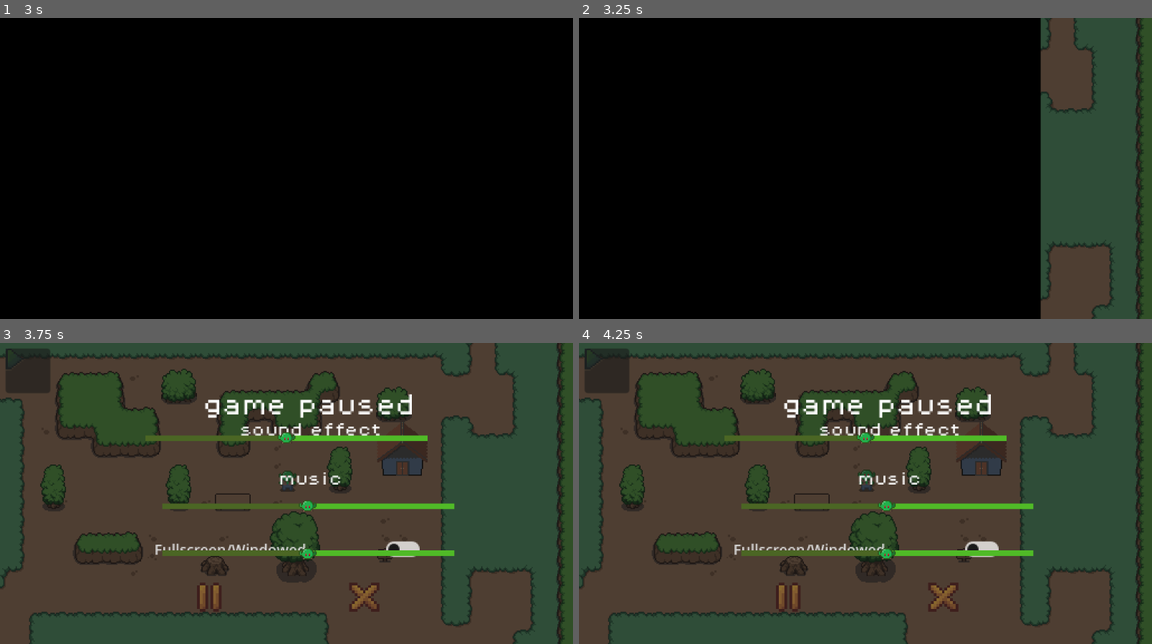
Above: before the commit, frames 1-4 (two rows, left to right).
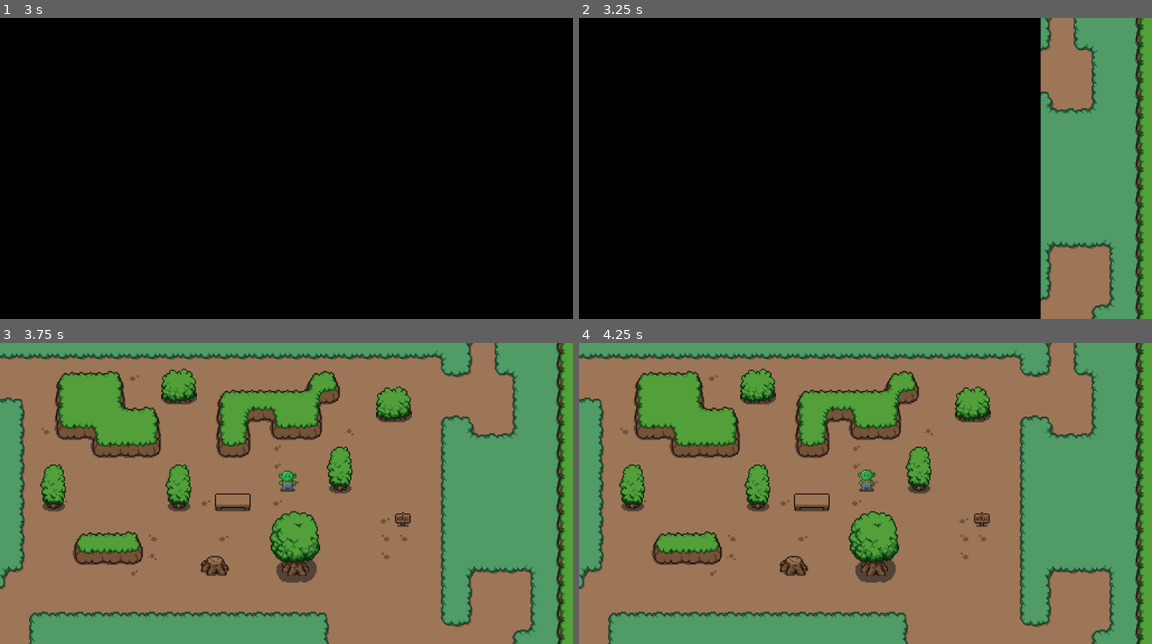
Above: after the commit, the same moments.

Repository: iamkuo/godot_test
Game: Godot game, scene res://scenes/game.tscn
Same seed, same stepped clock (60 frames per second), same inputs: the game is played once before the commit and once after it.
Inputs (mouse positions are in pixels of both pictures, inside the frame that each line leads up to):
- Up to frame 1 (3 s): click "設定" at 0.5 s; click "back to game" at 1.25 s; click "開始遊戲" at 2 s; click "開始遊戲" at 2.75 s
- Up to frame 2 (3.25 s): no input
- Up to frame 3 (3.75 s): click (212, 595) at 3.52 s
- Up to frame 4 (4.25 s): no input

Frame 1 is identical in both runs. In frame 2, 19% of the frame differs, in the area x 80-100%, y 0-100%; in frame 3, 98%; in frame 4, 98%, in the area x 0-100%, y 0-100%.

Commit message:
random stuff

Diff:
--- a/other_scripts/main_menu.gd
+++ /dev/null
@@ -1,20 +0,0 @@
-extends Control
-@onready var v_box_container = $dabuttons
-@onready var panel = $Panel
-
-
-# Called when the node enters the scene tree for the first time.
-func _ready():
-	$dabuttons.visible = true
-	$Panel.visible = false
-
-func _on_setting_2_pressed():
-	$dabuttons.visible = false
-	$StartButton2.visible = false
-	$Panel.visible = true
-
-
-func _on_back_2_pressed():
-	$Panel.visible = false
-	$dabuttons.visible = true
-	$StartButton2.visible = true
--- a/scenes/main_menu.tscn
+++ b/scenes/main_menu.tscn
@@ -1,6 +1,6 @@
 [gd_scene load_steps=37 format=3 uid="uid://ypplfbkktob5"]
 
-[ext_resource type="Script" uid="uid://xcdl8xkwrp5u" path="res://other_scripts/main_menu.gd" id="1_8ln24"]
+[ext_resource type="Script" uid="uid://bdf0jm8drjafc" path="res://important_scripts/main_menu.gd" id="1_8ln24"]
 [ext_resource type="Texture2D" uid="uid://ca1w24r726wp3" path="res://assets/ai_test_stuff/Gemini_Generated_Image_6xsr606xsr606xsr.png" id="1_l6cm7"]
 [ext_resource type="FontFile" uid="uid://dxc2pi1bwr1uu" path="res://assets/fonts/Cubic_11.ttf" id="2_ekxnf"]
 [ext_resource type="Script" uid="uid://bhw7a21hfnm6a" path="res://other_scripts/start_button.gd" id="3_bqqt6"]
--- a/scenes/main_world.tscn
+++ b/scenes/main_world.tscn
@@ -1,13 +1,12 @@
-[gd_scene load_steps=39 format=4 uid="uid://dw1mwbbepdoi1"]
+[gd_scene load_steps=35 format=4 uid="uid://dw1mwbbepdoi1"]
 
 [ext_resource type="Script" uid="uid://bvlgb1rm4njx2" path="res://important_scripts/main_world.gd" id="1_urbfd"]
 [ext_resource type="Texture2D" uid="uid://co5n7bwvy1gmq" path="res://assets/sprites/tilesets/plains.png" id="1_wynhp"]
 [ext_resource type="Texture2D" uid="uid://b8tob1an8h4os" path="res://assets/sprites/tilesets/grass.png" id="2_sfmdb"]
 [ext_resource type="Texture2D" uid="uid://dtu2mud6hhf86" path="res://assets/sprites/tilesets/decor_8x8.png" id="3_hp7px"]
-[ext_resource type="Script" uid="uid://6in6khrhafif" path="res://other_scripts/pauseuid.gd" id="3_kdq54"]
+[ext_resource type="Script" path="res://other_scripts/pauseuid.gd" id="3_kdq54"]
 [ext_resource type="Texture2D" uid="uid://dk13biy1s4ia0" path="res://assets/sprites/objects/objects.png" id="4_c3jn5"]
 [ext_resource type="Texture2D" uid="uid://dy15lydkdb7ym" path="res://assets/sprites/tilesets/fences.png" id="5_syikd"]
-[ext_resource type="PackedScene" uid="uid://hjwobmyip8lh" path="res://scenes/tp_point.tscn" id="6_fatp1"]
 [ext_resource type="PackedScene" uid="uid://bhq1tnsq2yocq" path="res://scenes/sign.tscn" id="7_5irk3"]
 [ext_resource type="PackedScene" uid="uid://dw83txjhdwws0" path="res://scenes/player.tscn" id="7_so2xy"]
 [ext_resource type="Texture2D" uid="uid://blgt1tijs2mkx" path="res://assets/sprites/PNG/Settings.png" id="9_wj2hs"]
@@ -733,22 +732,6 @@
 sources/0 = SubResource("TileSetAtlasSource_u5sy4")
 sources/1 = SubResource("TileSetAtlasSource_kvpfn")
 
-[sub_resource type="TileSetScenesCollectionSource" id="TileSetScenesCollectionSource_vtaks"]
-resource_name = "TpPoints"
-scenes/1/scene = ExtResource("6_fatp1")
-
-[sub_resource type="TileSetScenesCollectionSource" id="TileSetScenesCollectionSource_wj2hs"]
-resource_name = "Signs"
-scenes/1/scene = ExtResource("7_5irk3")
-
-[sub_resource type="TileSet" id="TileSet_p57ef"]
-physics_layer_0/collision_layer = 8
-physics_layer_0/collision_mask = 0
-custom_data_layer_0/name = "Name"
-custom_data_layer_0/type = 4
-sources/0 = SubResource("TileSetScenesCollectionSource_vtaks")
-sources/1 = SubResource("TileSetScenesCollectionSource_wj2hs")
-
 [node name="MainWorld" type="Node2D"]
 y_sort_enabled = true
 script = ExtResource("1_urbfd")
@@ -762,6 +745,7 @@
 limit_enabled = false
 
 [node name="pauseuid" type="Control" parent="Player/Camera2D"]
+visible = false
 layout_mode = 3
 anchors_preset = 0
 offset_left = -251.0
@@ -958,10 +942,11 @@
 tile_map_data = PackedByteArray("AAD5//7/AAAIAAYAAAD5////AAAIAAcAAAD5/wAAAAAIAAgAAAD6//7/AAAJAAYAAAD6////AAAJAAcAAAD6/w …(624 unchanged characters)…
 tile_set = SubResource("TileSet_gee14")
 
-[node name="interatctables" type="TileMapLayer" parent="Map"]
-y_sort_enabled = true
-tile_map_data = PackedByteArray("AAAGAP3/AAAAAAAAAQAFAAMAAQAAAAAAAQA=")
-tile_set = SubResource("TileSet_p57ef")
+[node name="interactables" type="Node2D" parent="Map"]
+
+[node name="Sign" parent="Map/interactables" instance=ExtResource("7_5irk3")]
+position = Vector2(104, 24)
+sign_texts = Array[String](["Never gonna give you up", "Never gonna let you down"])
 
 [connection signal="pressed" from="Player/Camera2D/pauseuid/Panel2/continue" to="." method="_on_continue_pressed"]
 [connection signal="pressed" from="Player/Camera2D/pauseuid/Panel2/continue" to="Player/Camera2D/pauseuid" method="_on_continue_pressed"]
Not shown, removed: other_scripts/main_menu.gd.uid
